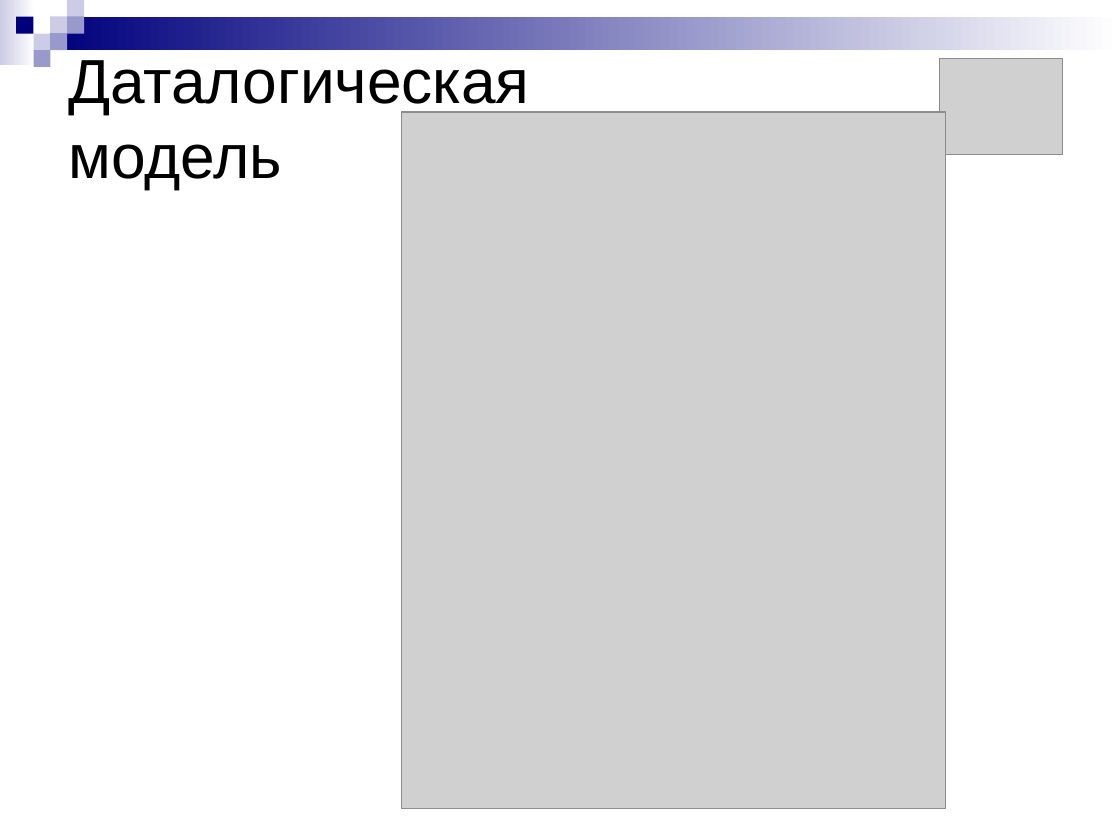
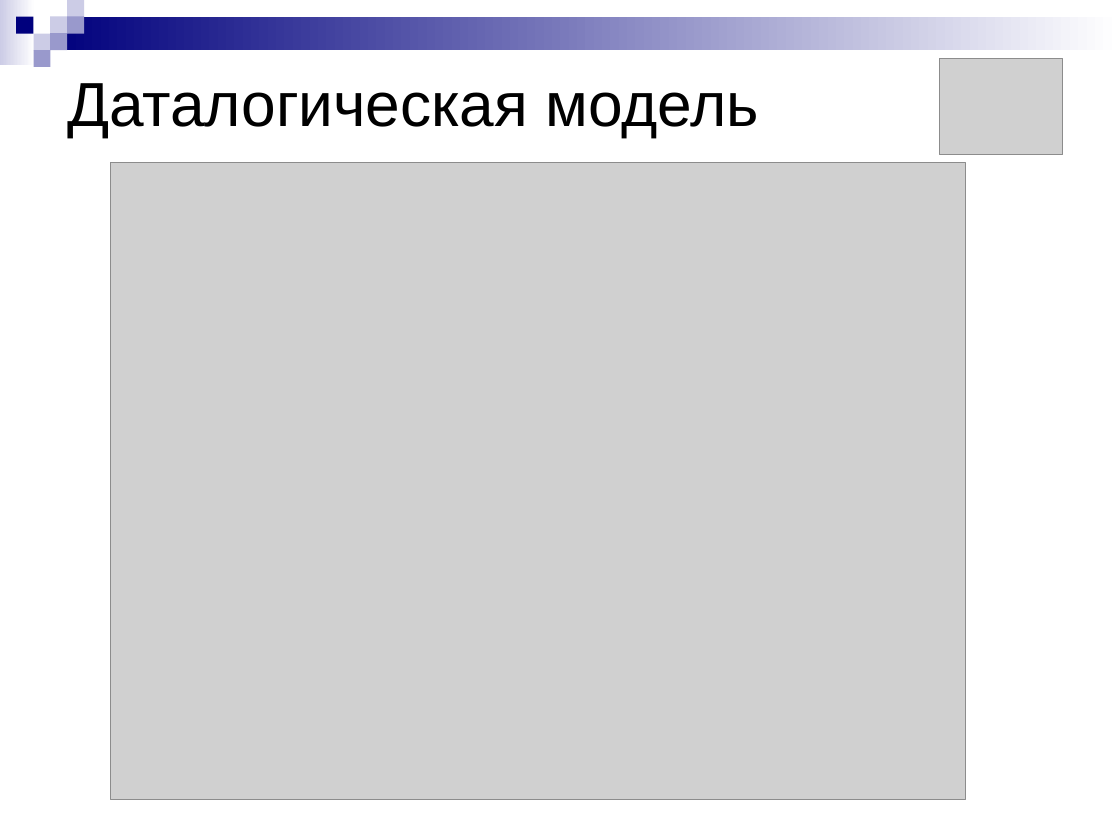
Before and after one commit to aricent123/cadbis, a slide deck: slide 10 of CADBiS_docs/DRypa/presentation.ppt. Drawn at 1120x840 pixels with LibreOffice and Linux fonts; fonts in the diff are those of the drawing; grey boxes stand for pictures. Boxes give left, top, right and bottom in pixels: in the first picture for what was removed or moved away, otherwise in the second. Text is boxed around its words. In the diff, an @@ line names an element or a change of style, - is before the commit and + after.

```diff
--- a/CADBiS_docs/DRypa/presentation.ppt
+++ b/CADBiS_docs/DRypa/presentation.ppt
@@ title "Даталогическая модель" rewrapped from (68,60,529,189) to (67,83,759,137) @@
@@ picture: place and size @@
-picture at (401,112,945,809)
+picture at (110,162,965,799)
```
Also in this commit, not shown: 8 other slides changed.
